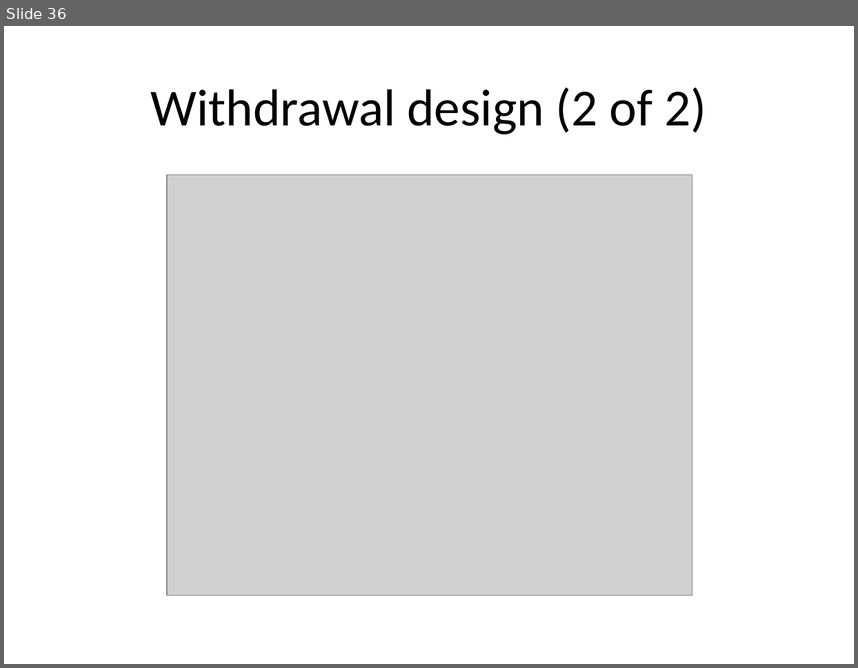
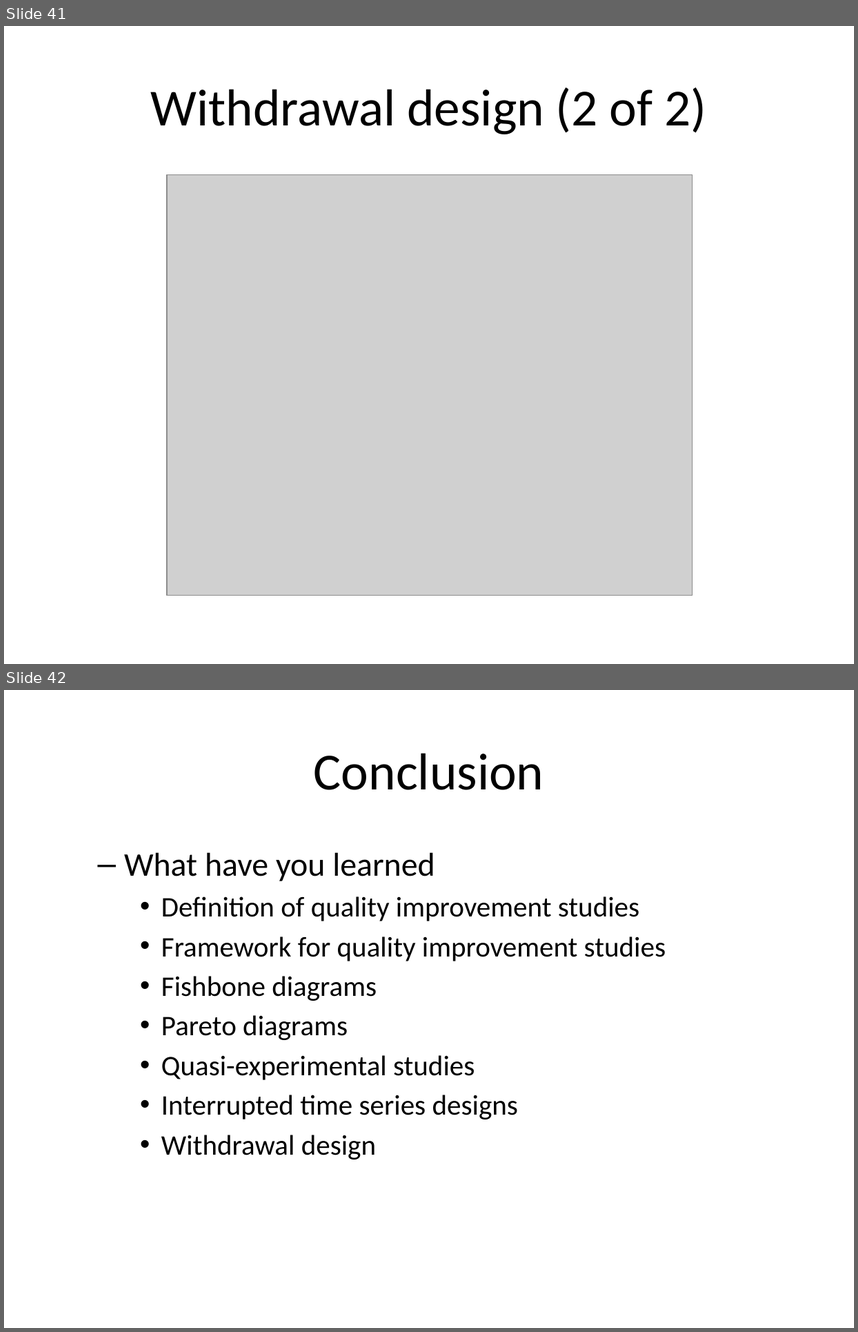
Before and after one commit to pmean/classes, a slide deck: clinical-research-methodology/results/video05-quasi-experiments.pptx. Shown one above the other, each under a label of ours: slide 36 before the commit, slides 41 and 42 after it. The pictures are 858x668 and 858x1332 pixels, drawn with LibreOffice and Linux fonts; fonts in the diff are those of the drawing; grey boxes stand for pictures. Boxes give left, top, right and bottom in pixels: in the first picture for what was removed or moved away, otherwise in the second. Text is boxed around its words. In the diff, an @@ line names an element or a change of style, - is before the commit and + after.

```diff
--- a/clinical-research-methodology/results/video05-quasi-experiments.pptx
+++ b/clinical-research-methodology/results/video05-quasi-experiments.pptx
@@ slide 42 added at [4, 690, 854, 1328], background #FFFFFF @@
@@ title added at [314, 753, 544, 790], 44 pt, text #000000 @@
+Conclusion
@@ text added at [124, 852, 666, 1159], 24 pt, text #000000 @@
+  – What have you learned
+    • Definition of quality improvement studies
+    • Framework for quality improvement studies
+    • Fishbone diagrams
+    • Pareto diagrams
+    • Quasi-experimental studies
+    • Interrupted time series designs
+    • Withdrawal design
@@ what was slide 36 is now slide 41 @@
```
Also in this commit, not shown: 1 slide changed, 6 other slides added, 1 slide removed, 4 other files.
